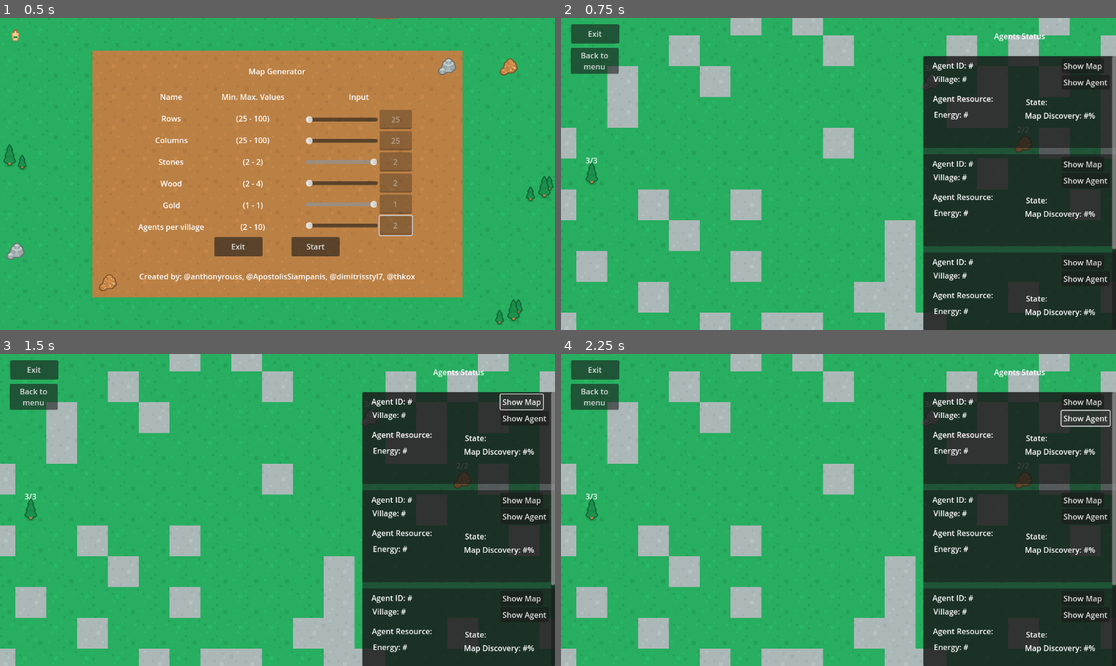
Above: before the commit, frames 1-4 (two rows, left to right).
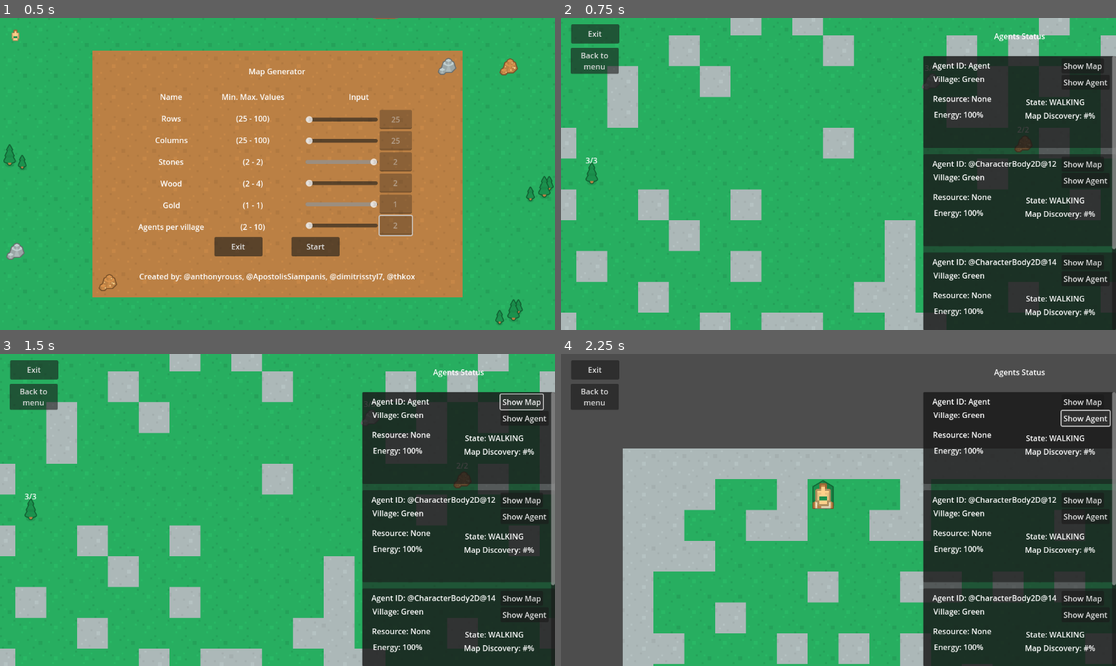
Above: after the commit, the same moments.

Repository: ApostolisSiampanis/intelligent-agents
Game: Godot game, scene res://scenes/input_screen.tscn
Same seed, same stepped clock (60 frames per second), same inputs: the game is played once before the commit and once after it.
Inputs:
- Up to frame 1 (0.5 s): no input
- Up to frame 2 (0.75 s): click "Start" at 0.5 s
- Up to frame 3 (1.5 s): click "Show Map" at 1.25 s
- Up to frame 4 (2.25 s): click "Show Agent" at 2 s

Frame 1 is identical in both runs. In frame 2, 1.3% of the frame differs, in the area x 66-95%, y 14-95%; in frame 3, 1.3%; in frame 4, 53%, in the area x 0-100%, y 0-100%.
Error before the commit: Invalid assignment of property or key 'chromosome' with value of type 'String' on a base object of type 'CharacterBody2D (Agent)'. (res://scripts/map_generator…
Error after the commit: Out of bounds get index '1' (on base: 'String') (res://scripts/agent.gd:23)

Commit message:
Update map_generator.gd

Diff:
--- a/scripts/map_generator.gd
+++ b/scripts/map_generator.gd
@@ -196,7 +196,8 @@
 	agent.timer = timer
 	agent.game_manager = game_manager
 	agent.z_index = 4
-	agent.chromosome = generate_random_chromosome(str(agent_idx)) # agent_idx can be used too for village bit
+	var chromosome := generate_random_chromosome(str(agent_idx)) # agent_idx can be used too for village bit
+	agent.chromosome = agent.Chromosome.new(chromosome)
 	return agent
 
 func generate_random_chromosome(village_bit: String) -> String:
